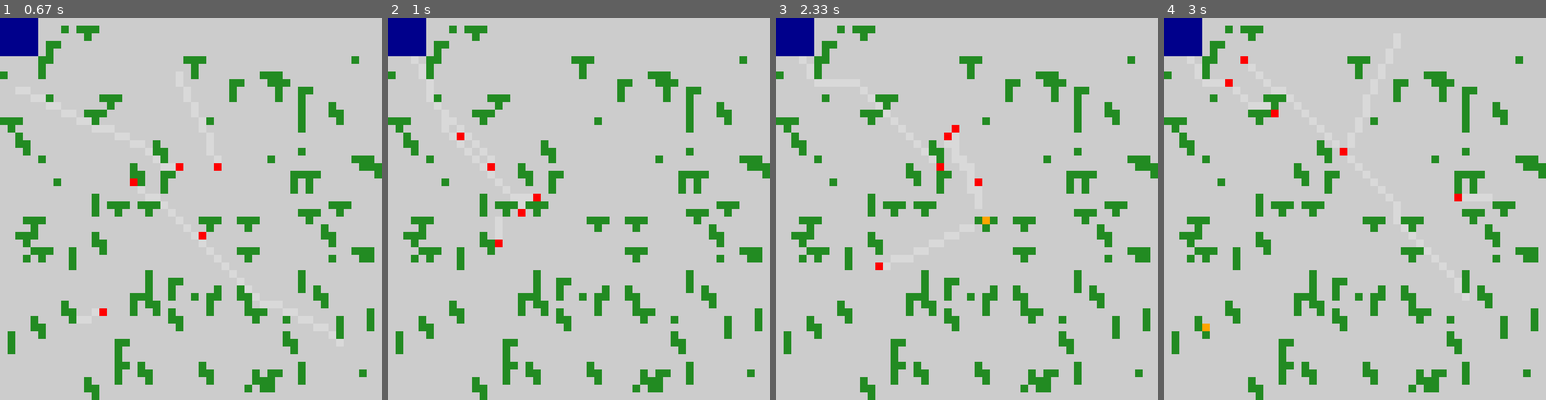
Above: before the commit, frames 1-4 (left to right).
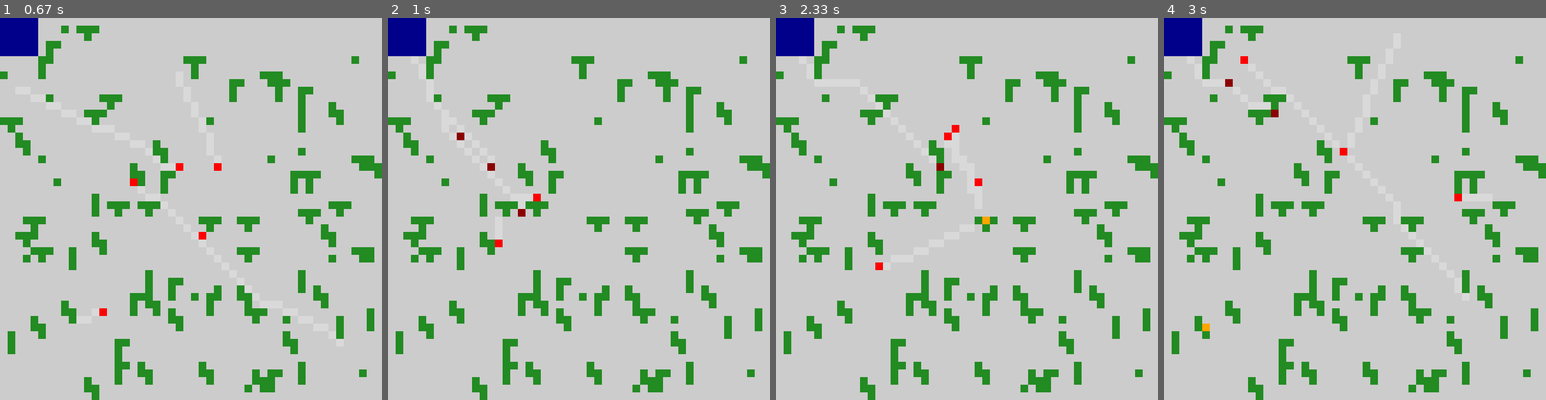
Above: after the commit, the same moments.

Repository: ankx22/Firefighting-using-Robot-Swarms
Game: pygame game, started from simulation.py
The game is run twice, just before and just after one commit, with the same random seed, the same clock (stepped at 60 frames per second) and the same inputs.
Inputs:
- Up to frame 1 (0.67 s): no input
- Up to frame 2 (1 s): no input
- Up to frame 3 (2.33 s): no input
- Up to frame 4 (3 s): no input

Frame 1 is identical in both runs. In frame 2, 0.1% of the frame differs, in the area x 18-36%, y 30-52%; in frame 3, less than 0.1%; in frame 4, less than 0.1%.

Commit message:
different colors based on whether robot has water or not

Diff:
--- a/simulation.py
+++ b/simulation.py
@@ -31,9 +31,9 @@
         [self.map_width,self.map_height] = self.environment.shape
         self.scaling_factor = 700//self.map_height
 
-    def draw_env(self,paths = [], positions = [], goals = []):
+    def draw_env(self,FS):
         path_points = []
-        for path in paths:
+        for path in FS.paths:
             for point in path[1:]:
                 path_points.append([round(point[0]),round(point[1])])
         count = 0
@@ -55,10 +55,12 @@
                     color = extract_colors(['yellow'])
                 elif self.environment[i,j] > 10:   # Fire
                     color = extract_colors(['orange'])
-                if [i,j] in positions:
-                    color = extract_colors(['red'])
-                # if [i,j] in goals:
-                #     color = extract_colors(['purple'])
+                if [i,j] in FS.robot_positions:
+                    index = FS.robot_positions.index([i,j])
+                    if FS.water[index]:
+                        color = extract_colors(['red'])
+                    elif not FS.water[index]:
+                        color = extract_colors(['darkred'])
                 pygame.draw.rect(self.surface, color, pygame.Rect(j*self.scaling_factor,(i)*self.scaling_factor,self.scaling_factor,self.scaling_factor))
         pygame.display.update()
 
@@ -75,7 +77,7 @@
 
     FS.step()
 
-    env.draw_env(FS.paths,FS.robot_positions,FS.goal_positions)
+    env.draw_env(FS)
     pygame.display.update()
 
     # pygame.time.delay(100)
--- a/test.py
+++ b/test.py
@@ -1,7 +1,7 @@
 import numpy as np
 
 # l = []
-arr = [[[43, 30], [36, 37], [34, 6], [47, 1], [42, 18], [43, 49], [1, 36], [40, 11], [47, 35], [46, 12]], [[42, 42], [35, 35]],[[[]]]]
+arr = [[43, 30], [36, 37], [34, 6], [47, 1], [42, 18], [43, 49], [1, 36], [40, 11], [47, 35], [46, 12], [42, 42], [35, 35]]
 # arr = [a for a in arr if a != [8,9,10]]
 
 
@@ -27,7 +27,4 @@
 # pairs_list = [[flat_list[i], flat_list[i+1]] for i in range(0, len(flat_list), 2)]
 # print(pairs_list)
 
-r = np.array([[2,3]])
-y = [4,5]
-x = np.array([y,y])
-print(x)
+print(arr.index([34,6]))
